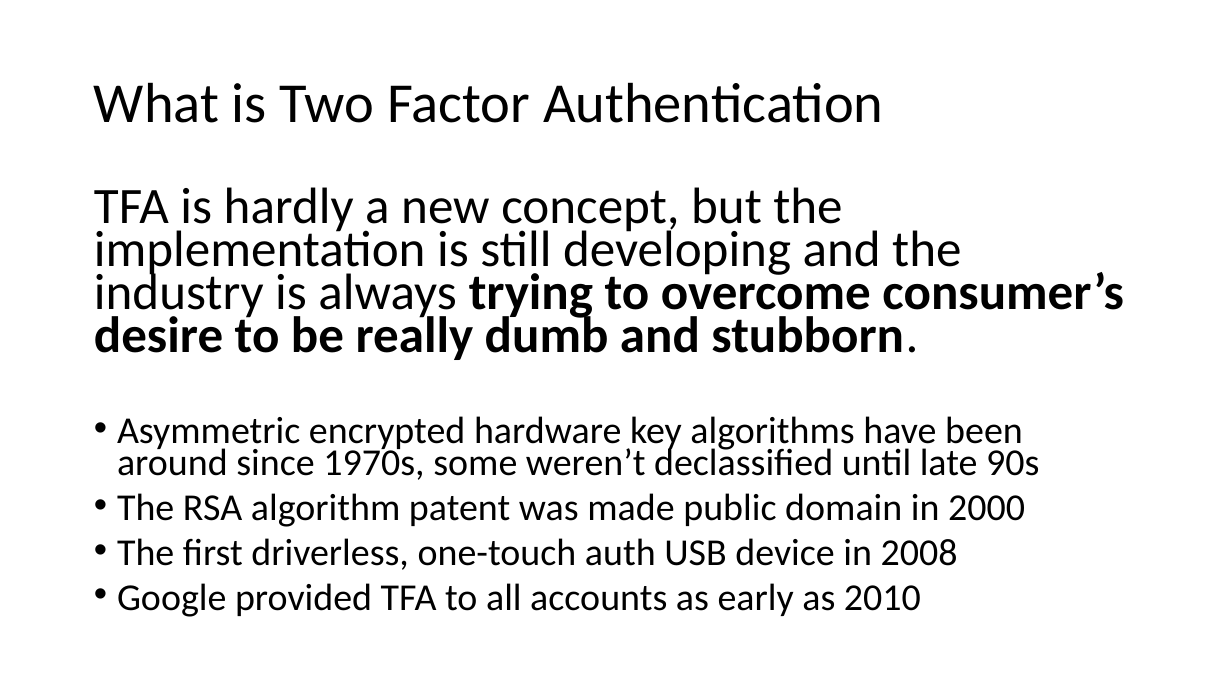
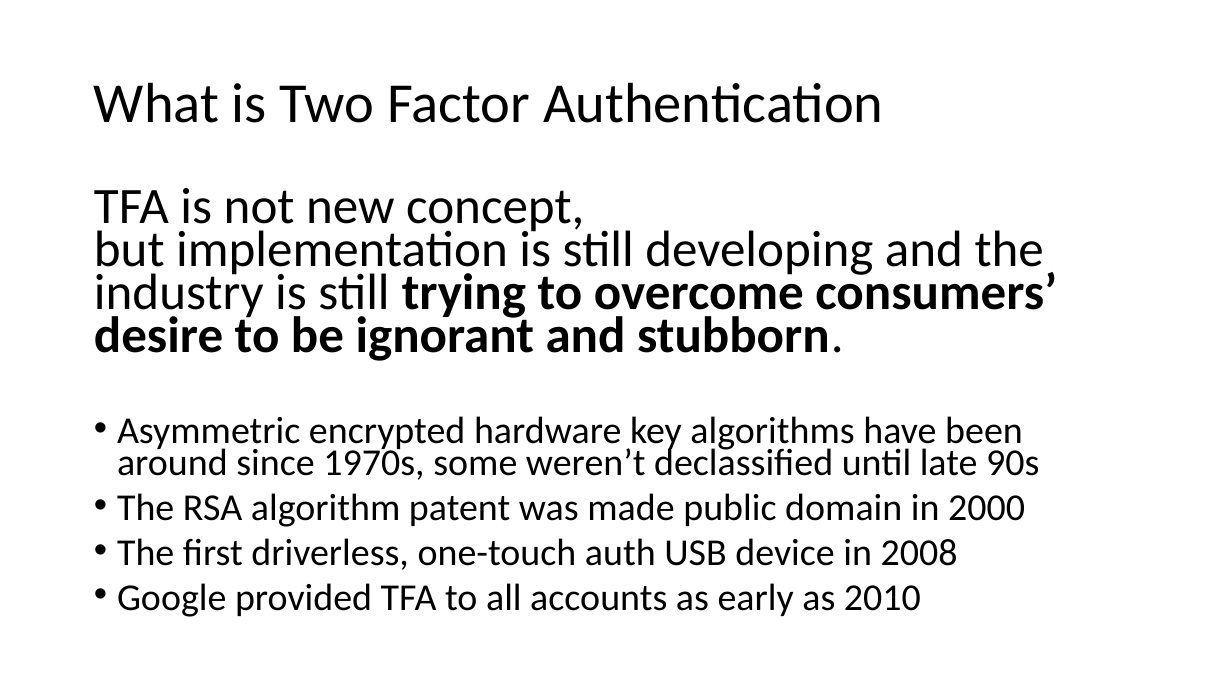
Before and after one commit to williamadba/Public-Presentations, a slide deck: slide 15 of Personal Practical Cybersecurity/Personal Practical Cybersecurity.pptx (slide 13 before the commit). Drawn at 1232x693 pixels with LibreOffice and Linux fonts; fonts in the diff are those of the drawing. Boxes give left, top, right and bottom in pixels: in the first picture for what was removed or moved away, otherwise in the second. Text is boxed around its words. In the diff, an @@ line names an element or a change of style, - is before the commit and + after.

```diff
--- a/Personal Practical Cybersecurity/Personal Practical Cybersecurity.pptx
+++ b/Personal Practical Cybersecurity/Personal Practical Cybersecurity.pptx
@@ text at <box>94,188,1057,361</box>: text changed @@
-TFA is hardly a new concept, but the implementation is still developing and the industry is always trying to overcome consumer’s desire to be really dumb and stubborn.
+TFA is not new concept,
+but implementation is still developing and the industry is still trying to overcome consumers’ desire to be ignorant and stubborn.
```
Also in this commit, not shown: 15 other slides changed, 4 slides added.
